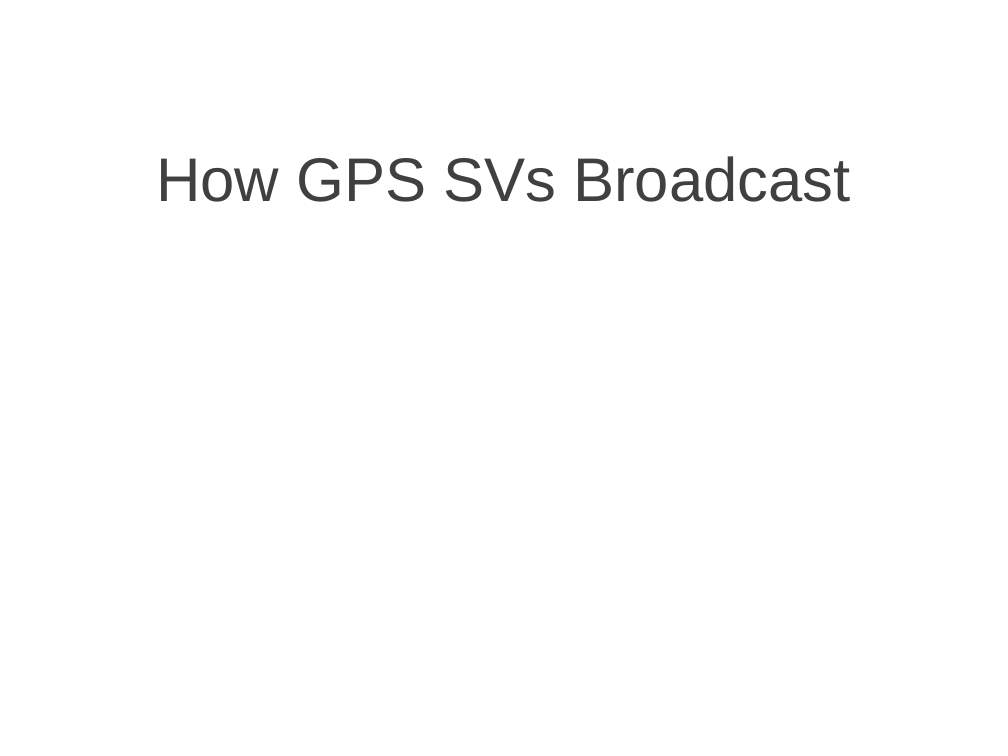
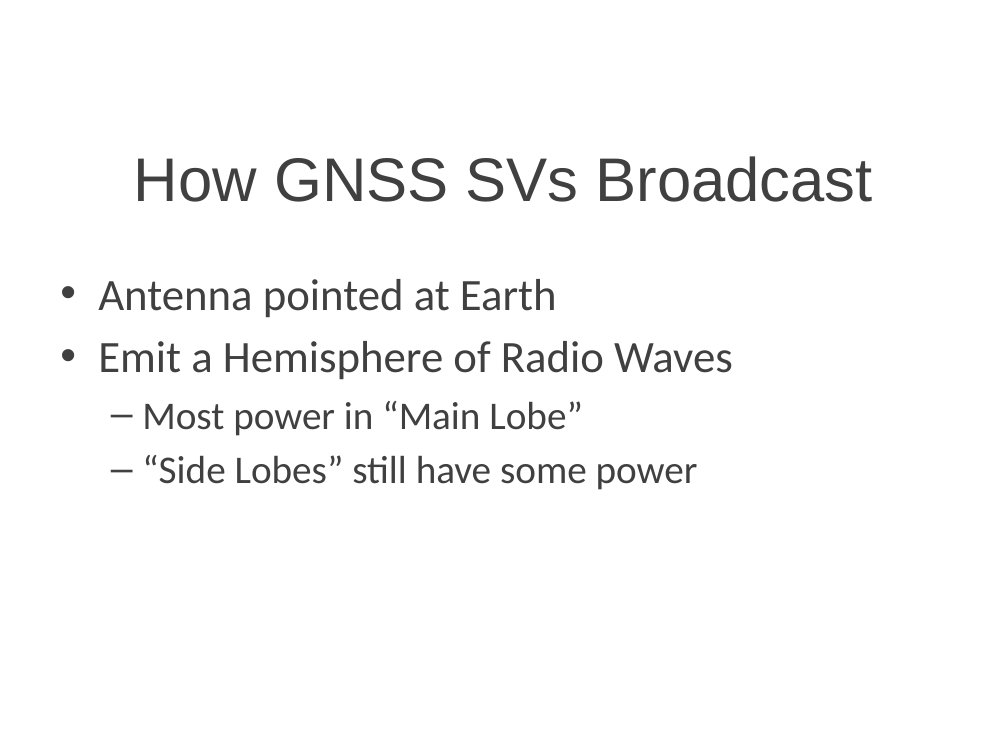
Before and after one commit to cullenself/ExtendedGNSS, a slide deck: slide 3 of Report/Extended GNSS.pptx. Drawn at 1008x756 pixels with LibreOffice and Linux fonts; fonts in the diff are those of the drawing; background and template pictures are left out. Boxes give left, top, right and bottom in pixels: in the first picture for what was removed or moved away, otherwise in the second. Text is boxed around its words. In the diff, an @@ line names an element or a change of style, - is before the commit and + after.

```diff
--- a/Report/Extended GNSS.pptx
+++ b/Report/Extended GNSS.pptx
@@ title at [134, 156, 873, 202]: text changed @@
-How GPS SVs Broadcast
+How GNSS SVs Broadcast
@@ text added at [98, 279, 733, 490], 28 pt, text #404040 @@
+• Antenna pointed at Earth
+• Emit a Hemisphere of Radio Waves
+  – Most power in “Main Lobe”
+  – “Side Lobes” still have some power
```
Also in this commit, not shown: 7 other slides changed, 1 slide added, 1 slide removed, 1 other file.
